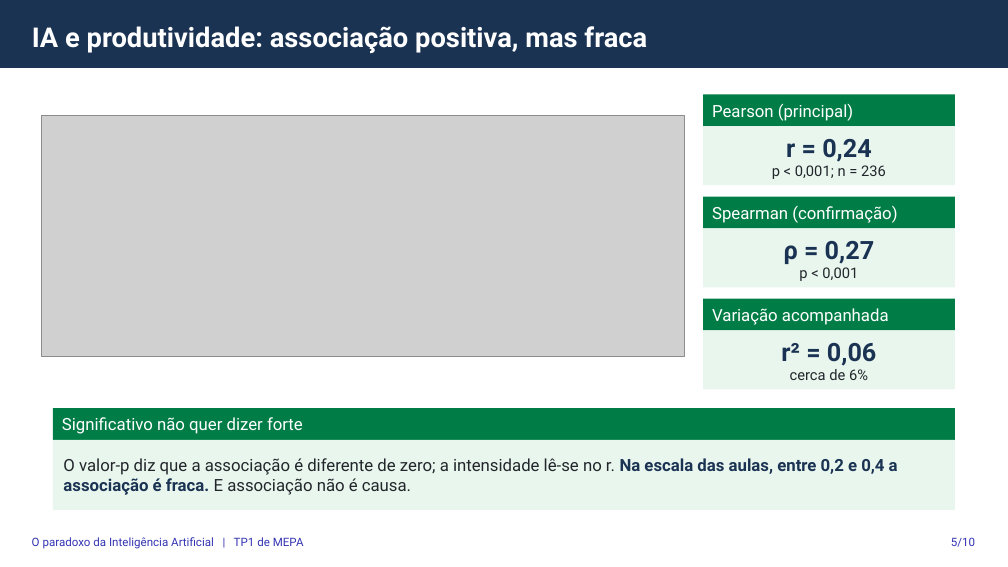
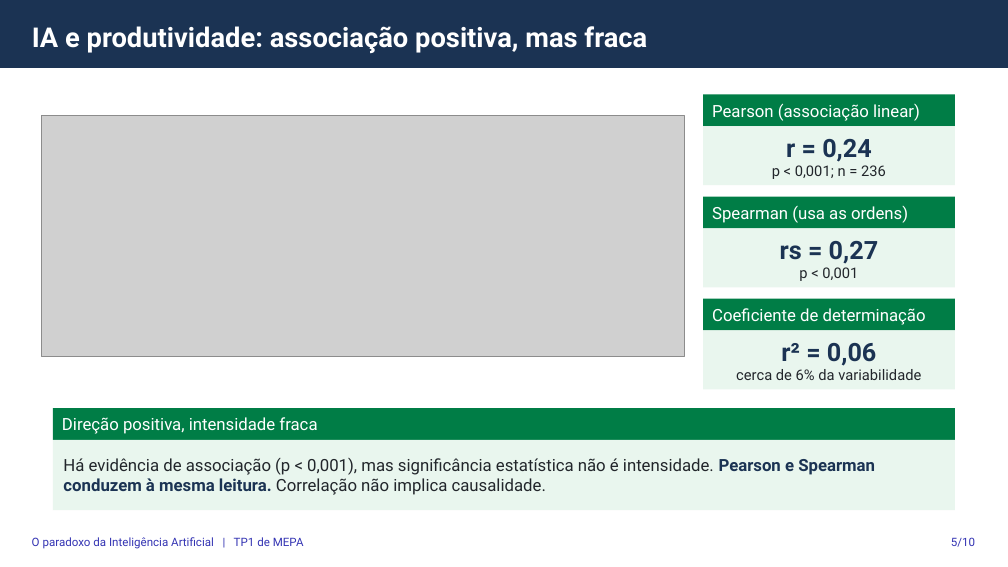
Before and after one commit to gcoutinho-ipca/tp1-mepa-ia-produtividade, a slide deck: slide 5 of Apresentacao_Defesa_TP1_MEPA.pptx. Drawn at 1008x567 pixels with LibreOffice and Linux fonts; fonts in the diff are those of the drawing; grey boxes stand for pictures. Boxes give left, top, right and bottom in pixels: in the first picture for what was removed or moved away, otherwise in the second. Text is boxed around its words. In the diff, an @@ line names an element or a change of style, - is before the commit and + after.

```diff
--- a/Apresentacao_Defesa_TP1_MEPA.pptx
+++ b/Apresentacao_Defesa_TP1_MEPA.pptx
@@ text in rectangle at <box>712,103,920,121</box>: text changed @@
-Pearson (principal)
+Pearson (associação linear)
@@ text in rectangle at <box>712,206,908,223</box>: text changed @@
-Spearman (confirmação)
+Spearman (usa as ordens)
@@ text in rectangle at <box>780,241,879,264</box>: text changed @@
-ρ = 0,27
+rs = 0,27
@@ text in rectangle at <box>712,308,926,325</box>: text changed @@
-Variação acompanhada
+Coeficiente de determinação
@@ text in rectangle at <box>736,369,921,380</box>: text changed @@
-cerca de 6%
+cerca de 6% da variabilidade
@@ text in rectangle at <box>62,417,317,434</box>: text changed @@
-Significativo não quer dizer forte
+Direção positiva, intensidade fraca
@@ text in rectangle at <box>63,458,875,495</box>: text changed @@
-O valor-p diz que a associação é diferente de zero; a intensidade lê-se no r. Na escala das aulas, entre 0,2 e 0,4 a associação é fraca. E associação não é causa.
+Há evidência de associação (p < 0,001), mas significância estatística não é intensidade. Pearson e Spearman conduzem à mesma leitura. Correlação não implica causalidade.
```
Also in this commit, not shown: 8 other slides changed, 5 other files.
